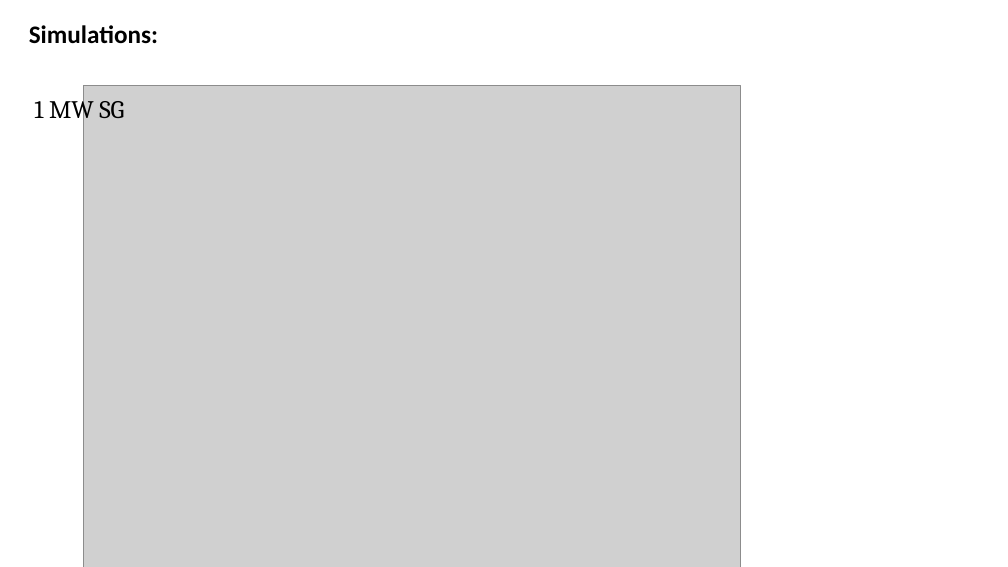
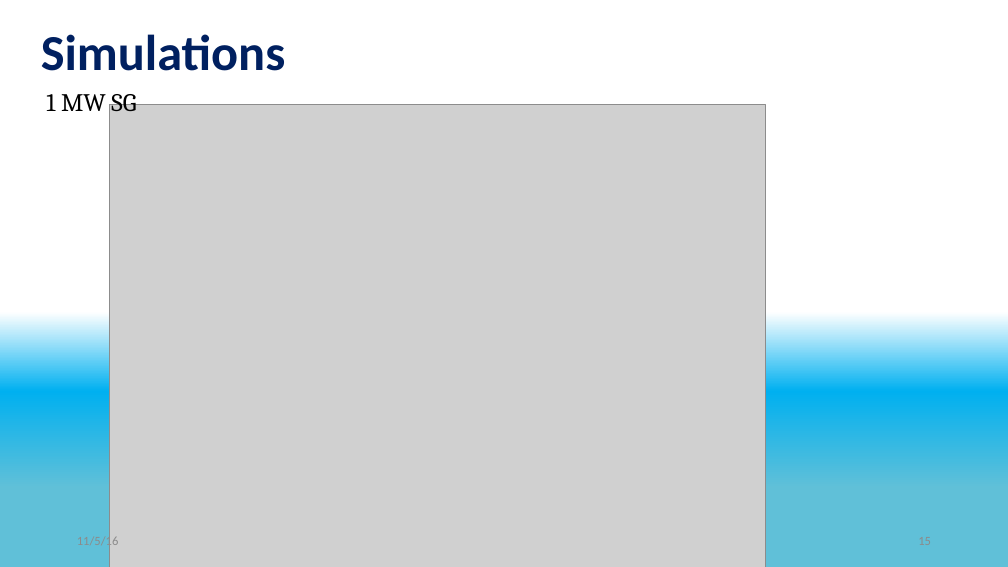
Before and after one commit to eladven/thesis, a slide deck: slide 15 of Presentations/Seminar.pptx (slide 12 before the commit). Drawn at 1008x567 pixels with LibreOffice and Linux fonts; fonts in the diff are those of the drawing; grey boxes stand for pictures. Boxes give left, top, right and bottom in pixels: in the first picture for what was removed or moved away, otherwise in the second. Text is boxed around its words. In the diff, an @@ line names an element or a change of style, - is before the commit and + after.

```diff
--- a/Presentations/Seminar.pptx
+++ b/Presentations/Seminar.pptx
@@ background #FFFFFF to gradient #FFFFFF to #00B0F0 to #60C0D8 @@
@@ subtitle at (29,25,158,44): paragraph removed @@
-Simulations:
@@ title added at (41,34,285,71), 48 pt, text #002060, bold @@
+Simulations
@@ subtitle "1 MW SG": place and size @@
-subtitle "1 MW SG" at (29,25,158,124)
+subtitle "1 MW SG" at (46,88,136,111)
@@ picture: place and size @@
-picture at (84,85,741,567)
+picture at (109,104,766,567)
@@ text added at (77,535,119,549), 12 pt, text #8C8C8C @@
+11/5/16
```
Also in this commit, not shown: 6 other slides changed, 16 slides added, 20 slides removed.
